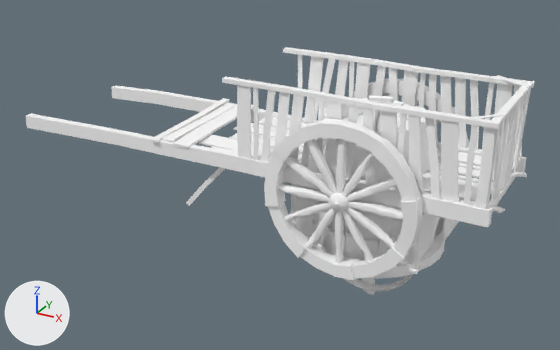
An edit to the Blender file Tests/Ruins2/WoodTrimAssets.blend, drawn before and after from the same camera.
Camera for both pictures: a 50 mm lens placed at (1.98, -5.02, 2.9), pointed at (-0.82, 0.07, 0.36). Arrows for +X, +Y and +Z are at lower left; the lights stay in place.

Names of what the first picture shows: 'Barrel01', 'Barrel02', 'BarrelBroken01', 'BarrelBroken04', 'Cart01', 'Chest00', 'Chest00Lid', 'Pot01', 'Pot02', 'Wheel01', 'pole01'.
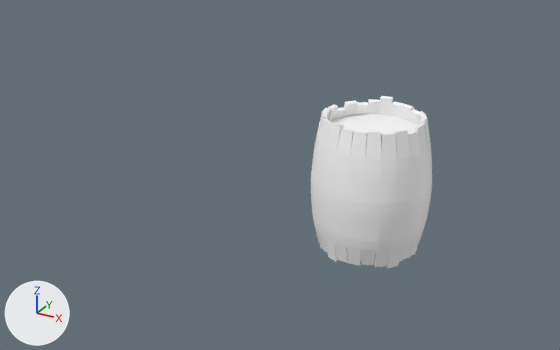
Patch to the scene script:
```diff
--- a/Tests/Ruins2/WoodTrimAssets.blend.py
+++ b/Tests/Ruins2/WoodTrimAssets.blend.py
@@ ob_pole01 @@
 ob_pole01.location = (0.0, 0.0, 0.0)
+ob_pole01.hide_set(True)
@@ ob_pot01 @@
 ob_pot01.location = (0.0, 0.0, 0.0)
+ob_pot01.hide_set(True)
@@ ob_pot02 @@
 ob_pot02.location = (0.0, 0.0, 0.0)
+ob_pot02.hide_set(True)
@@ ob_wheel01 @@
 ob_wheel01.location = (0.0, 0.0, 0.0)
+ob_wheel01.hide_set(True)
@@ ob_barrel02 @@
 ob_barrel02.location = (0.0, 0.0, 0.0)
+ob_barrel02.hide_set(True)
@@ ob_barrelbroken01 @@
 ob_barrelbroken01.location = (0.0, 0.0, 0.0)
+ob_barrelbroken01.hide_set(True)
@@ ob_barrelbroken02 @@
 ob_barrelbroken02.location = (0.0, 0.0, 0.0)
+ob_barrelbroken02.hide_set(True)
@@ ob_barrelbroken04 @@
 ob_barrelbroken04.location = (0.0, 0.0, 0.0)
+ob_barrelbroken04.hide_set(True)
@@ ob_cart01 @@
 ob_cart01.location = (0.0, 0.0, 0.0)
+ob_cart01.hide_set(True)
@@ ob_chest00 @@
 ob_chest00.location = (0.0, 0.0, 0.0)
+ob_chest00.hide_set(True)
@@ ob_chest00lid @@
 ob_chest00lid.location = (0.0, 0.0, 0.0)
+ob_chest00lid.hide_set(True)
```

Pixel boxes (x1, y1, x2, y2) of what changed, in the pictures (560 x 350 px):
'Cart01', hidden
    before: (26, 47, 535, 281)
'Chest00', hidden
    before: (291, 184, 447, 274)
'Barrel02', hidden
    before: (316, 96, 430, 180)
'Pot02', hidden
    before: (311, 219, 395, 261)
'Wheel01', hidden
    before: (306, 230, 445, 278)
'BarrelBroken04', hidden
    before: (343, 274, 413, 292)
'Pot01', hidden
    before: (319, 201, 395, 231)
'Chest00Lid', hidden
    before: (431, 217, 459, 244)
'pole01', hidden
    before: (373, 109, 381, 132)
'BarrelBroken01', hidden
    before: (363, 278, 375, 295)
'BarrelBroken02', hidden
    before: (362, 278, 372, 292)
'Barrel01', unchanged, uncovered by the edit
    before: (311, 96, 426, 240)
    after: (311, 96, 432, 268)
